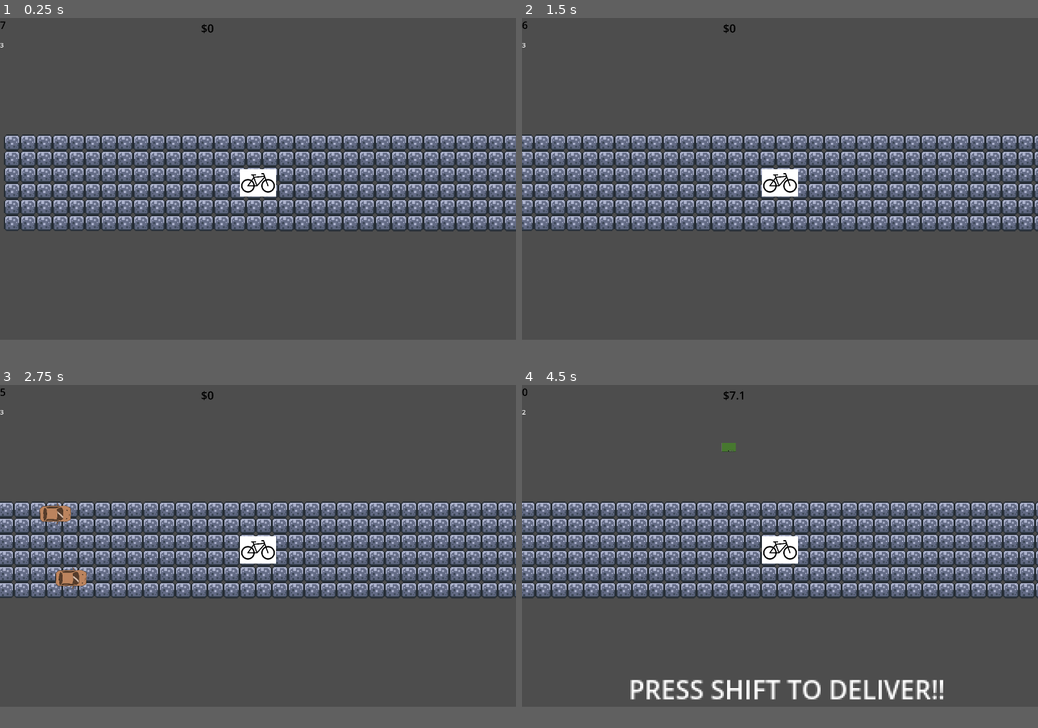
Above: before the commit, frames 1-4 (two rows, left to right).
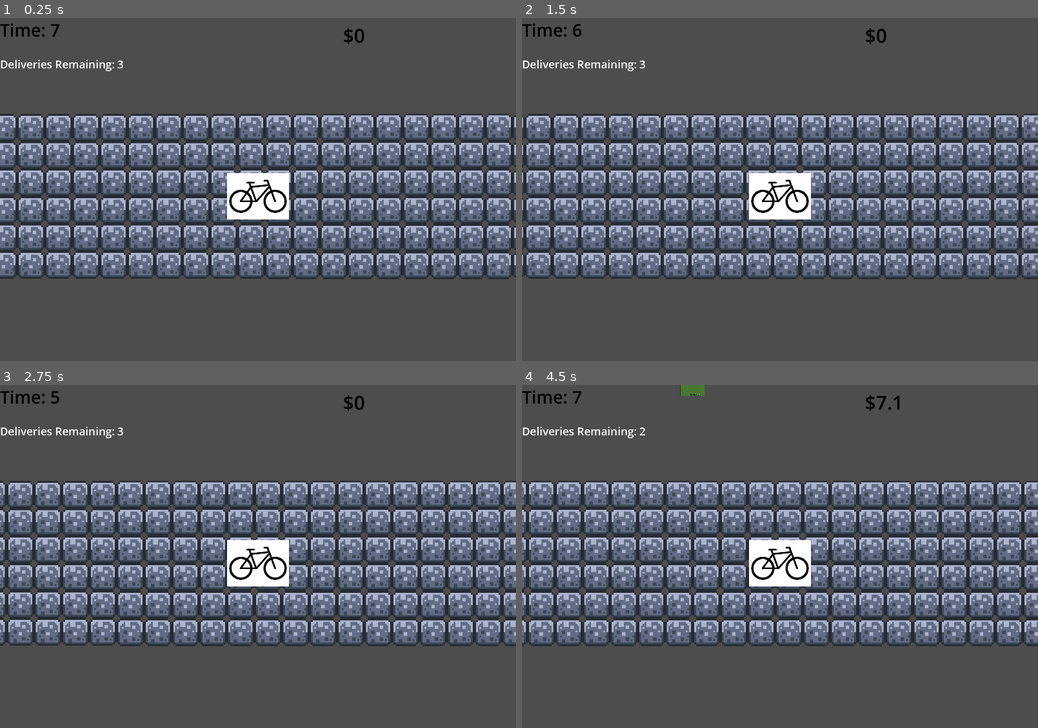
Above: after the commit, the same moments.

Repository: andreaTheCoder/brackeysgamejam
Game: Godot game, scene res://scenes/game.tscn
Same seed, same stepped clock (60 frames per second), same inputs: the game is played once before the commit and once after it.
Inputs:
- Up to frame 1 (0.25 s): no input
- Up to frame 2 (1.5 s): tap Enter at 0.5 s; hold Right (forward) 0.53-1.28 s; hold Space (button) 0.53-1.28 s; tap Shift (deliver) at 0.8, 1.35 s; hold Left (backward) from 1.28 s (still down)
- Up to frame 3 (2.75 s): tap Space (button) at 1.55 s; release Left (backward) at 2.03 s; hold Right (forward) from 2.03 s (still down); hold Space (button) from 2.03 s (still down); tap Shift (deliver) at 2.3 s
- Up to frame 4 (4.5 s): release Space (button) at 2.78 s; tap Shift (deliver) at 2.85, 3.8, 4.35 s; tap Space (button) at 3.05 s; release Right (forward) at 3.53 s; hold Space (button) 3.53-4.28 s; hold Left (backward) from 3.53 s (still down)
In our replay, the window is 800x500 before the commit and 800x533 after it. These sizes can differ from the game's own. Grey fills any space a smaller window leaves; there, only what the larger window draws over its background counts as a difference.

The runs differ from the first frame. In frame 1, 38% of the frame differs, in the area x 0-100%, y 0-77%; in frame 2, 37%; in frame 3, 38%; in frame 4, 40%, in the area x 0-100%, y 0-92%.

Commit message:
Minor things have been added
ie: lanes collision changed...

Diff:
--- a/project.godot
+++ b/project.godot
@@ -21,8 +21,8 @@
 
 [display]
 
-window/size/viewport_width=3000
-window/size/viewport_height=2000
+window/size/viewport_width=1500
+window/size/viewport_height=1000
 
 [input]
 
--- a/scenes/chunk.tscn
+++ b/scenes/chunk.tscn
@@ -137,7 +137,7 @@
 sources/0 = SubResource("TileSetAtlasSource_8qan7")
 
 [sub_resource type="RectangleShape2D" id="RectangleShape2D_t6mhj"]
-size = Vector2(256, 100)
+size = Vector2(64, 100)
 
 [node name="Chunk" type="Node2D"]
 
@@ -150,7 +150,7 @@
 script = ExtResource("2_c3gog")
 
 [node name="CollisionShape2D" type="CollisionShape2D" parent="New Chunk Spawn Detector"]
-position = Vector2(128, 0)
+position = Vector2(48, 0)
 shape = SubResource("RectangleShape2D_t6mhj")
 
 [connection signal="body_entered" from="New Chunk Spawn Detector" to="New Chunk Spawn Detector" method="_on_body_entered"]
--- a/scenes/end_screen.tscn
+++ b/scenes/end_screen.tscn
@@ -7,10 +7,11 @@
 [node name="end_screen" type="Node2D"]
 script = ExtResource("1_6e1uj")
 
-[node name="Polygon2D" type="Polygon2D" parent="."]
-position = Vector2(115.109, -271.267)
-scale = Vector2(4.03216, 6.61986)
-polygon = PackedVector2Array(-52, 25.7255, 743, 25.098, 738, 355.137, -49, 356.392)
+[node name="ColorRect" type="ColorRect" parent="."]
+offset_left = -29.0
+offset_top = -16.0
+offset_right = 1526.0
+offset_bottom = 1025.0
 
 [node name="CanvasLayer" type="CanvasLayer" parent="."]
 
@@ -44,10 +45,10 @@
 
 [node name="Button" type="Button" parent="Control"]
 layout_mode = 0
-offset_left = 404.0
-offset_top = 370.0
-offset_right = 746.0
-offset_bottom = 497.0
+offset_left = 539.0
+offset_top = 542.0
+offset_right = 899.0
+offset_bottom = 669.0
 theme_override_fonts/font = ExtResource("3_jc7ji")
 theme_override_font_sizes/font_size = 32
 text = "Next Delivery!"
--- a/scenes/game.tscn
+++ b/scenes/game.tscn
@@ -46,7 +46,7 @@
 offset_right = 40.0
 offset_bottom = 135.0
 theme_override_font_sizes/font_size = 32
-text = "3"
+text = "Deliveries Remaining: 3"
 
 [node name="Bike" parent="." instance=ExtResource("1_uwrxv")]
 z_index = 3
--- a/scripts/end_screen.gd
+++ b/scripts/end_screen.gd
@@ -14,5 +14,5 @@
 	get_tree().change_scene_to_packed(game_scene)
 
 func _process(_delta: float) -> void:
-	if Input.is_action_pressed("button"):
+	if Input.is_action_just_pressed("button"):
 		get_tree().change_scene_to_packed(game_scene)
--- a/scripts/game_manager.gd
+++ b/scripts/game_manager.gd
@@ -26,7 +26,7 @@
 func _process(_delta: float) -> void:
 	checkRespawn()
 	time_remaining = int(ceil(timer.time_left))
-	time_label.text = str(time_remaining)
+	time_label.text = "Time: " + str(time_remaining)
 
 # Run when you click a start button
 func start_delivery(distance: int) -> void:
@@ -42,8 +42,9 @@
 
 func complete_delivery():
 	timer.stop()
-	balance += (base_payment + time_remaining * difficulty)
+	balance = (base_payment + time_remaining * difficulty)
 	set_balance()
+	timer.start()
 
 func set_balance():
 	Global.coins += balance
--- a/scripts/lane.gd
+++ b/scripts/lane.gd
@@ -10,7 +10,7 @@
 const minSpawnTime: float = 4
 const maxSpawnTime: float = 7
 
-func _process(delta: float) -> void:
+func _process(_delta: float) -> void:
 	pass
 
 func _ready() -> void:
--- a/scripts/target_house.gd
+++ b/scripts/target_house.gd
@@ -18,7 +18,7 @@
 	if at_house and Input.is_action_just_pressed("deliver") and !delivered:
 		delivered = true #prevents player from spamming deliver at 1 house
 		print (game_manager.delivery_count)
-		deliveries_left.text = str(3 - game_manager.delivery_count)
+		deliveries_left.text = "Deliveries Remaining: " + str(3 - game_manager.delivery_count)
 		if game_manager.delivery_count == 3:
 			get_tree().change_scene_to_packed(game_over_scene)
 			game_manager.delivery_count = 0
